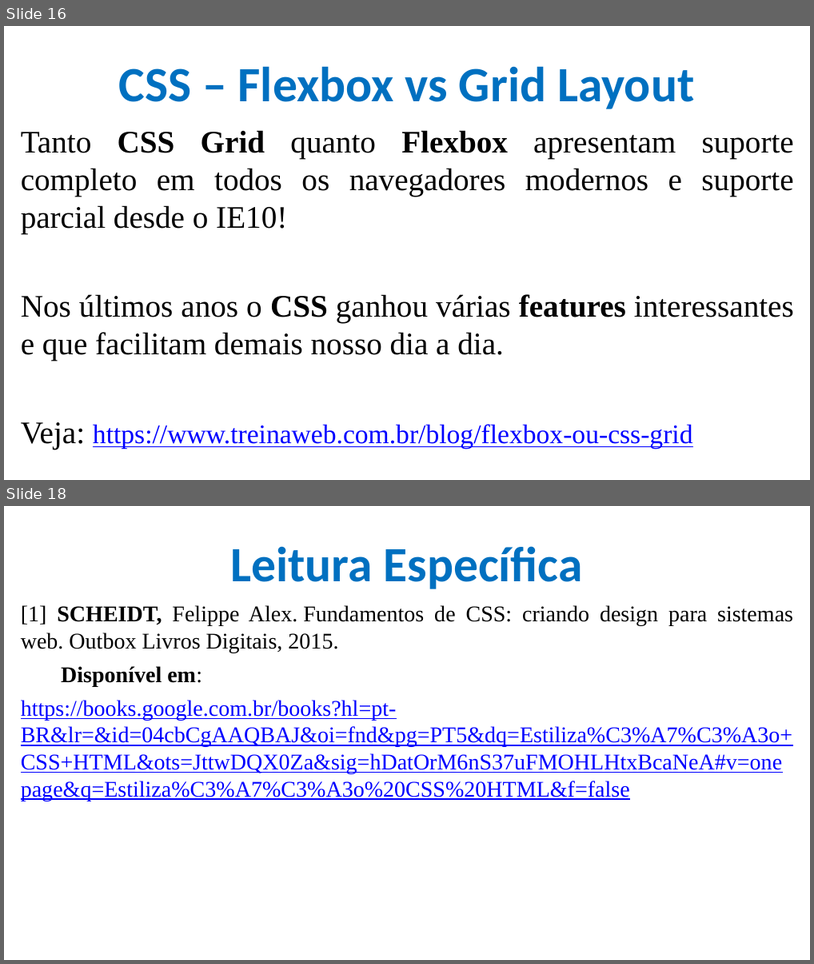
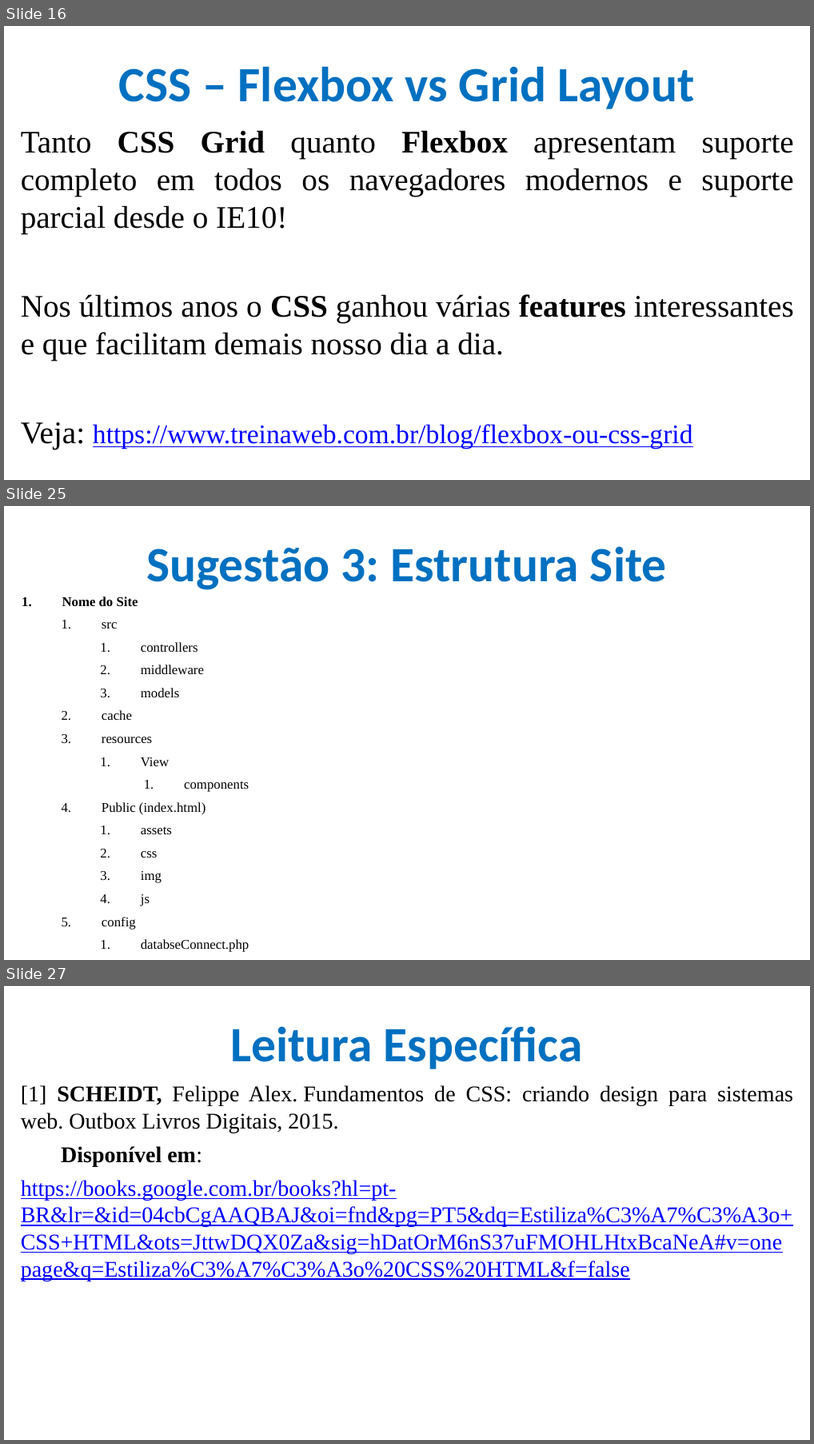
Before and after one commit to CloudEducationBrazil/WydenDesenvolvimentoWebPHP, a slide deck: 01 Classes/Aula 07 Desenvolvimento Web - CSS.pptx. Shown one above the other, each under a label of ours: slides 16 and 18 before the commit, slides 16, 25 and 27 after it; the slides between them are not shown. The pictures are 814x964 and 814x1444 pixels, drawn with LibreOffice and Linux fonts; fonts in the diff are those of the drawing; background and template pictures are left out. Boxes give left, top, right and bottom in pixels: in the first picture for what was removed or moved away, otherwise in the second. Text is boxed around its words. In the diff, an @@ line names an element or a change of style, - is before the commit and + after.

```diff
--- a/01 Classes/Aula 07 Desenvolvimento Web - CSS.pptx
+++ b/01 Classes/Aula 07 Desenvolvimento Web - CSS.pptx
@@ slide 25 added at box(4, 506, 810, 960), background picture (left out) @@
@@ title added at box(146, 546, 667, 590), 44 pt, text #0070C0, bold @@
+Sugestão 3: Estrutura Site
@@ text added at box(62, 596, 249, 952), 12 pt, text #000000 @@
+1. Nome do Site
+  1. src
+    1. controllers
+    2. middleware
+    3. models
+  2. cache
+  3. resources
+    1. View
+      1. components
+  4. Public (index.html)
+    1. assets
+    2. css
+    3. img
+    4. js
+  5. config
+    1. databseConnect.php
@@ what was slide 18 is now slide 27 @@
```
Also in this commit, not shown: 8 other slides added.
